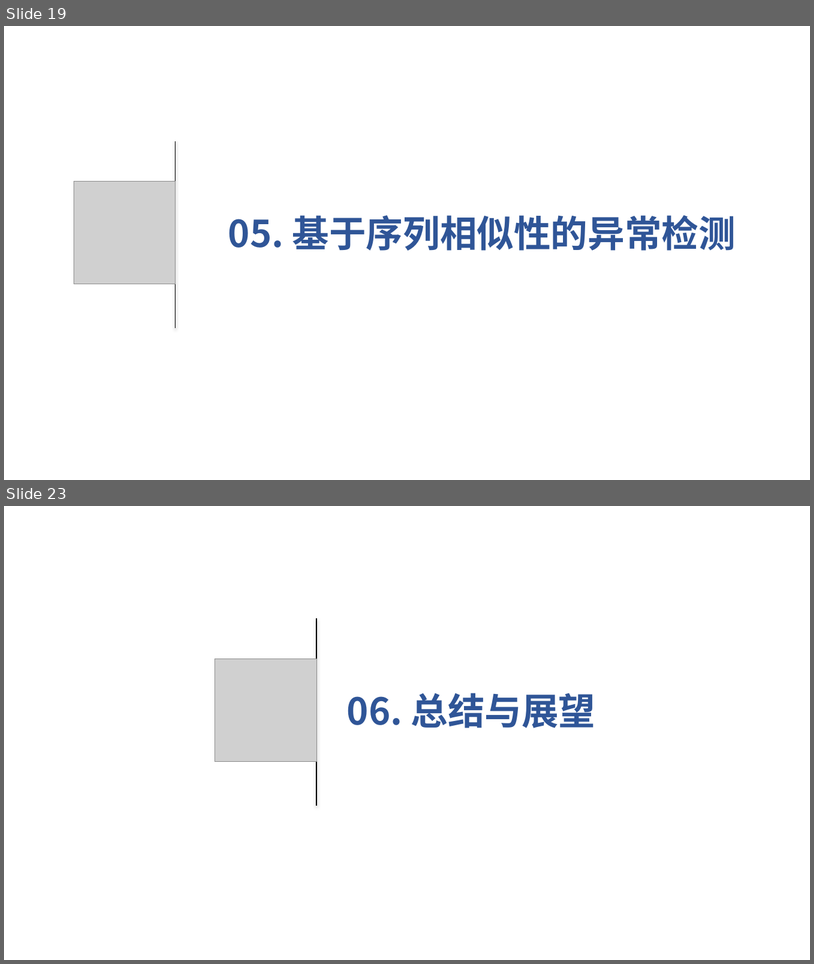
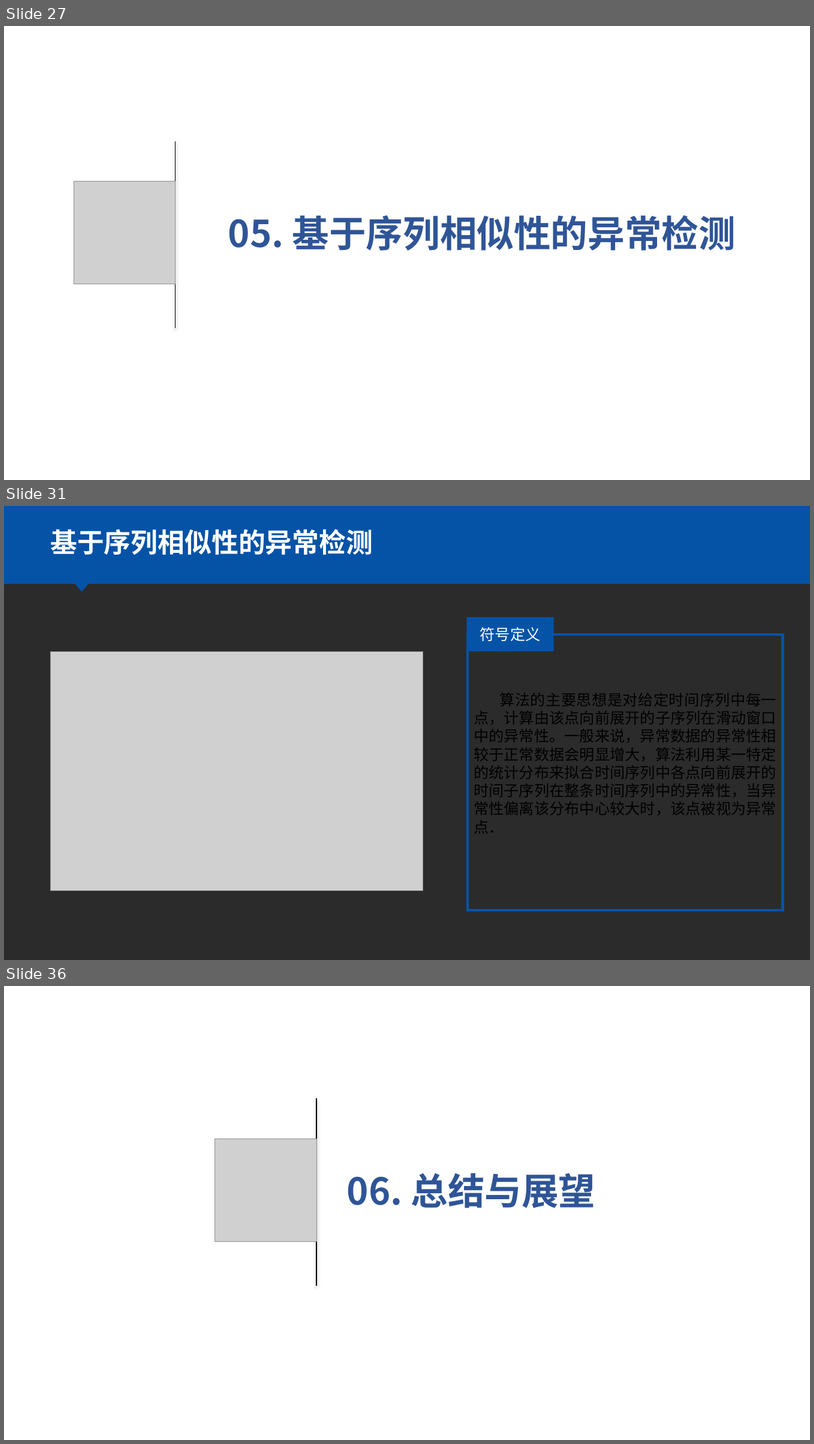
Before and after one commit to huowj/bishe, a slide deck: dabian/毕设.pptx. Shown one above the other, each under a label of ours: slides 19 and 23 before the commit, slides 27, 31 and 36 after it; the slides between them are not shown. The pictures are 814x964 and 814x1444 pixels, drawn with LibreOffice and Linux fonts; fonts in the diff are those of the drawing; grey boxes stand for pictures; background and template pictures are left out; a plain dark background stands for a picture behind light text. Boxes give left, top, right and bottom in pixels: in the first picture for what was removed or moved away, otherwise in the second. Text is boxed around its words. In the diff, an @@ line names an element or a change of style, - is before the commit and + after.

```diff
--- a/dabian/毕设.pptx
+++ b/dabian/毕设.pptx
@@ slide 31 added at box(4, 506, 810, 960), background picture (left out) @@
@@ rectangle added at box(4, 506, 810, 584), fill #0553A7 @@
@@ text added at box(50, 529, 373, 555), 32 pt, text #FFFFFF, bold @@
+基于序列相似性的异常检测
@@ triangle added at box(72, 580, 92, 591), fill #0553A7 @@
@@ rectangle added at box(467, 618, 555, 652), fill #0553A7, 18 pt, text #FFFFFF @@
+符号定义
@@ rectangle added at box(468, 634, 783, 910), outline #0553A7 3 pt, 18 pt, text #000000 @@
+算法的主要思想是对给定时间序列中每一点，计算由该点向前展开的子序列在滑动窗口中的异常性。一般来说，异常数据的异常性相较于正常数据会明显增大，算法利用某一特定的统计分布来拟合时间序列中各点向前展开的时间子序列在整条时间序列中的异常性，当异常性偏离该分布中心较大时，该点被视为异常点．
@@ picture added at box(51, 651, 423, 890) @@
@@ what was slide 19 is now slide 27 @@
@@ what was slide 23 is now slide 36 @@
```
Also in this commit, not shown: 12 slides changed, 12 other slides added, 1 other file.
